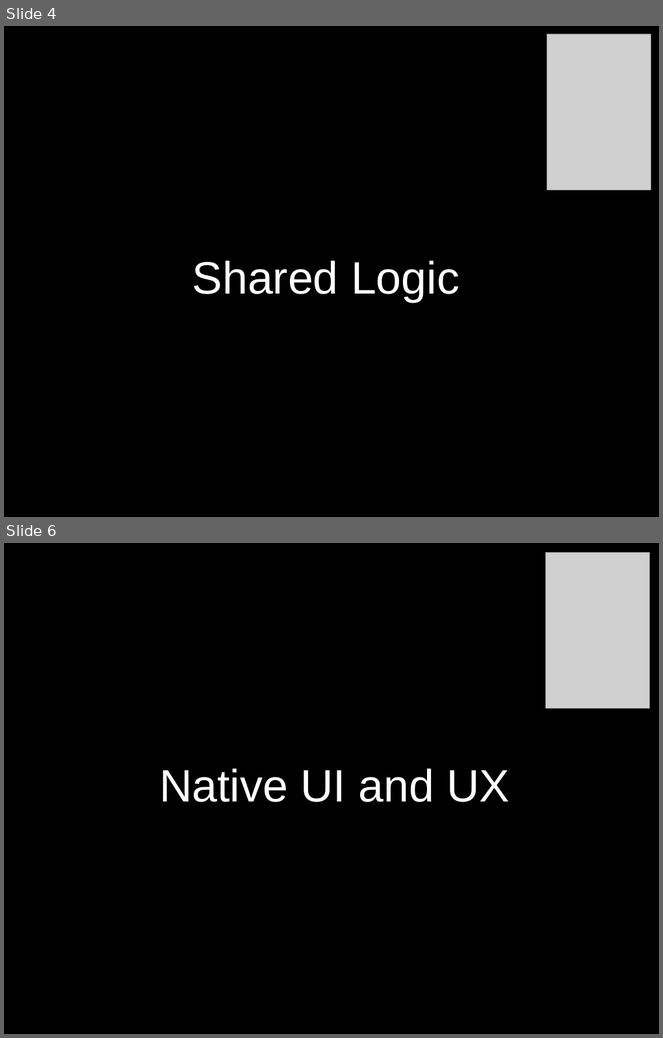
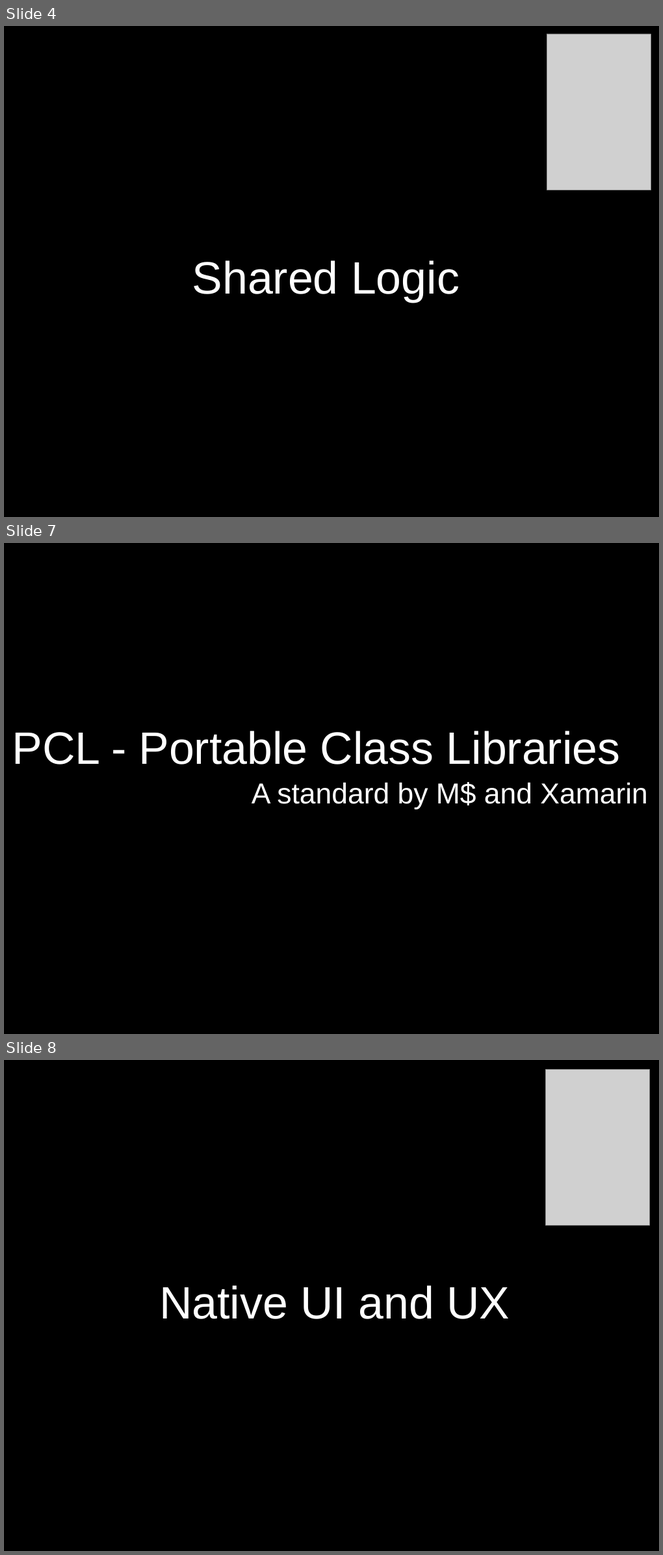
Before and after one commit to dodikk/xamarin-intro-slides, a slide deck: XamarinIntro.odp. Shown one above the other, each under a label of ours: slides 4 and 6 before the commit, slides 4, 7 and 8 after it; the slides between them are not shown. The pictures are 663x1038 and 663x1555 pixels, drawn with LibreOffice and Linux fonts; fonts in the diff are those of the drawing; grey boxes stand for pictures. Boxes give left, top, right and bottom in pixels: in the first picture for what was removed or moved away, otherwise in the second. Text is boxed around its words. In the diff, an @@ line names an element or a change of style, - is before the commit and + after.

Commit message:
Added features slides
* callback hell
* code sharing
* xamarin forms

```diff
--- a/XamarinIntro.odp
+++ b/XamarinIntro.odp
@@ slide 7 added at <box>4,543,659,1034</box>, background #000000 @@
@@ text added at <box>12,731,621,765</box>, 55 pt, text #FFFFFF @@
+PCL - Portable Class Libraries
@@ text added at <box>252,782,648,810</box>, 35 pt, text #FFFFFF @@
+A standard by M$ and Xamarin
@@ what was slide 6 is now slide 8 @@
```
Also in this commit, not shown: 18 other slides added, 5 slides removed, 7 other files.
